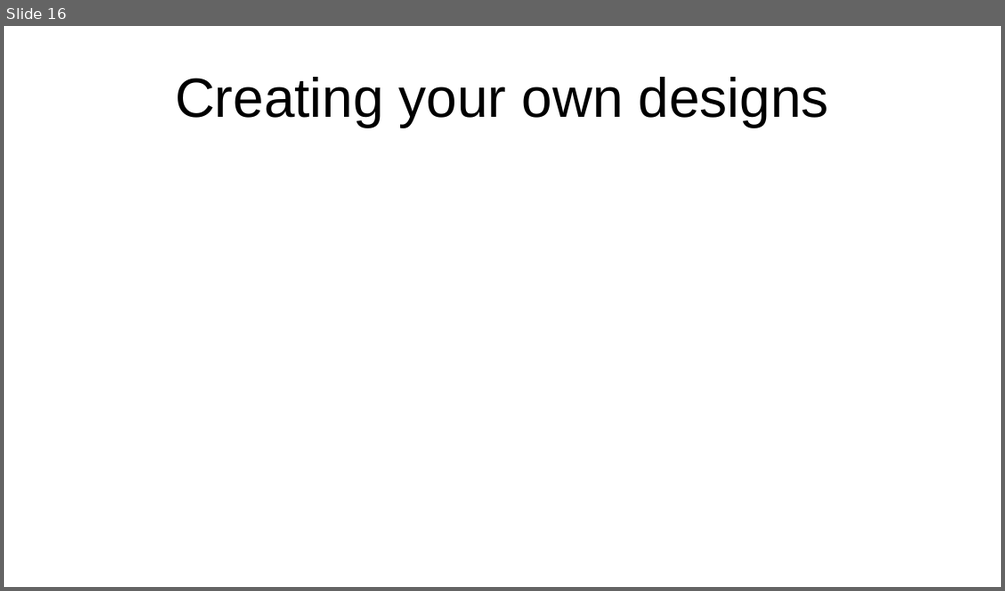
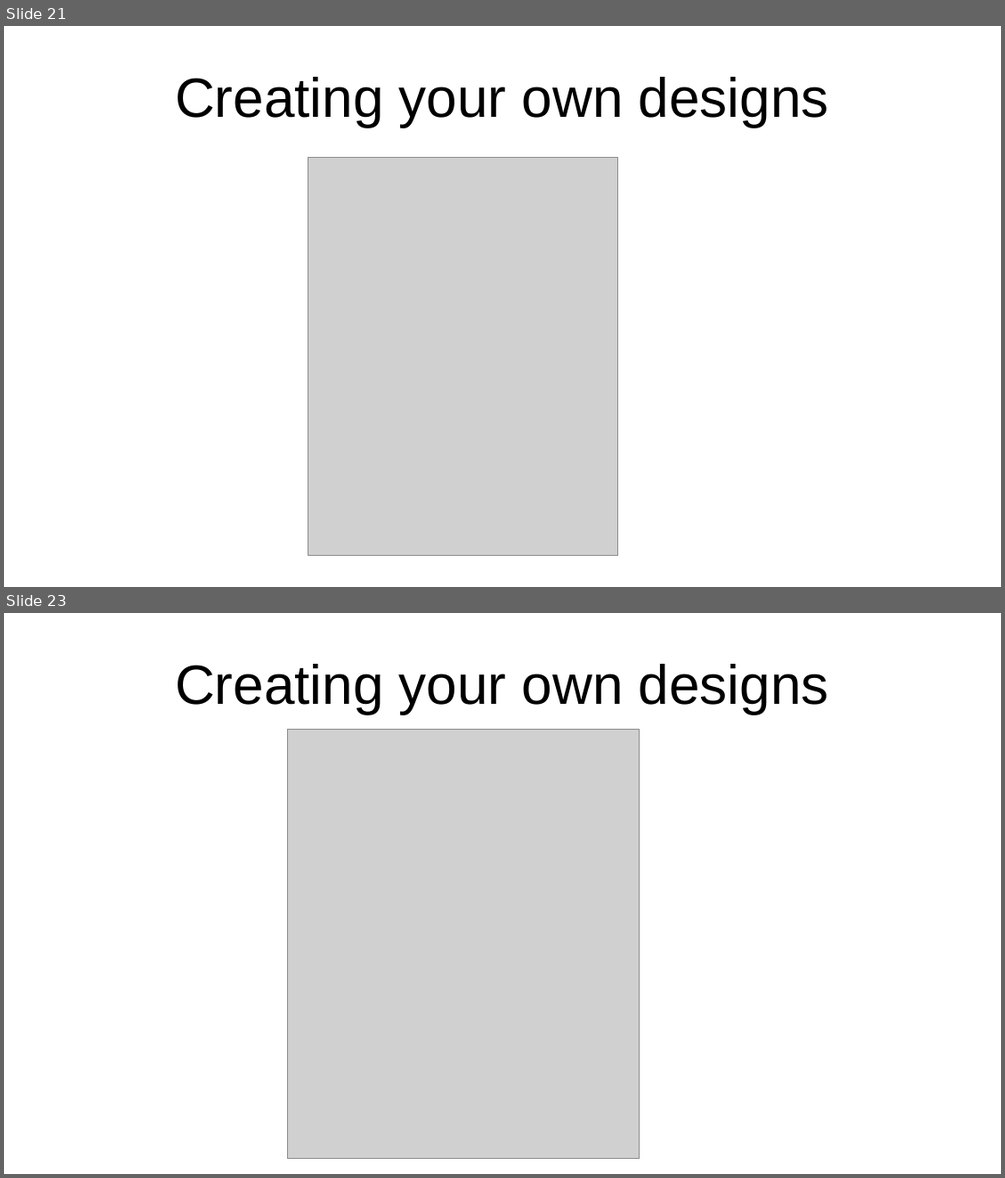
Before and after one commit to turbor/fri3d2026-inkscape, a slide deck: presentation.odp. Shown one above the other, each under a label of ours: slide 16 before the commit, slides 21 and 23 after it; the slides between them are not shown. The pictures are 1005x591 and 1005x1178 pixels, drawn with LibreOffice and Linux fonts; fonts in the diff are those of the drawing; grey boxes stand for pictures. Boxes give left, top, right and bottom in pixels: in the first picture for what was removed or moved away, otherwise in the second. Text is boxed around its words. In the diff, an @@ line names an element or a change of style, - is before the commit and + after.

```diff
--- a/presentation.odp
+++ b/presentation.odp
@@ slide 23 added at [4,613,1001,1174], background #FFFFFF @@
@@ title added at [175,664,829,714], 44 pt, text #000000 @@
+Creating your own designs
@@ picture added at [287,729,639,1159] @@
@@ what was slide 16 is now slide 21 @@
@@ slide 21 changed as well @@
@@ picture added at [309,157,619,556] @@
```
Also in this commit, not shown: 8 other slides changed, 11 other slides added, 5 slides removed, 9 other files.
